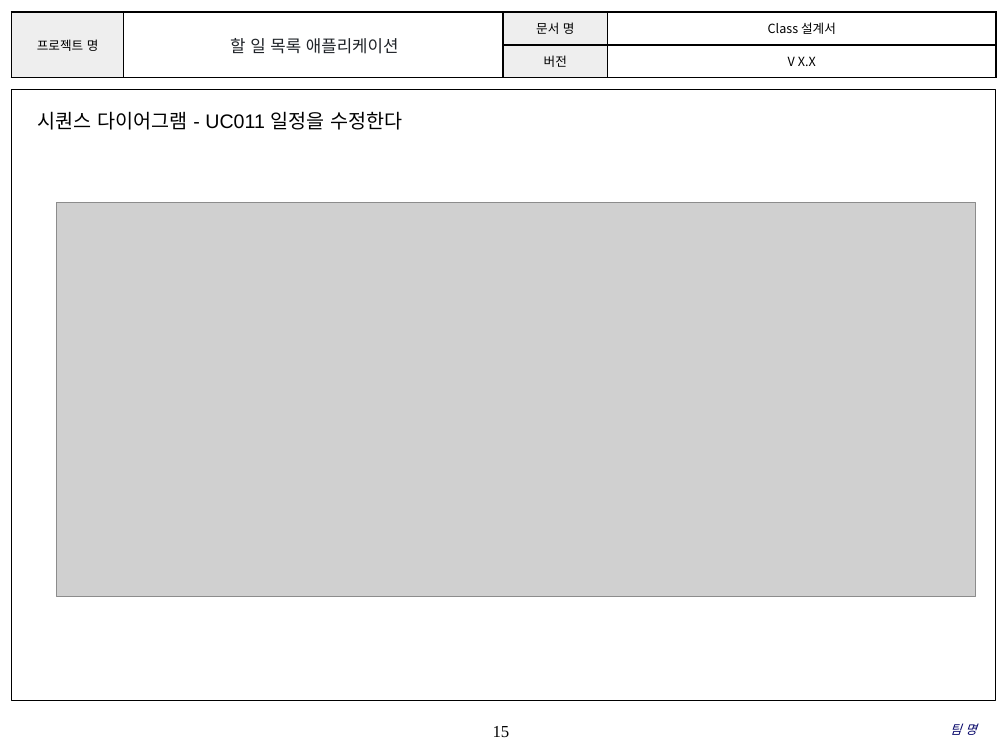
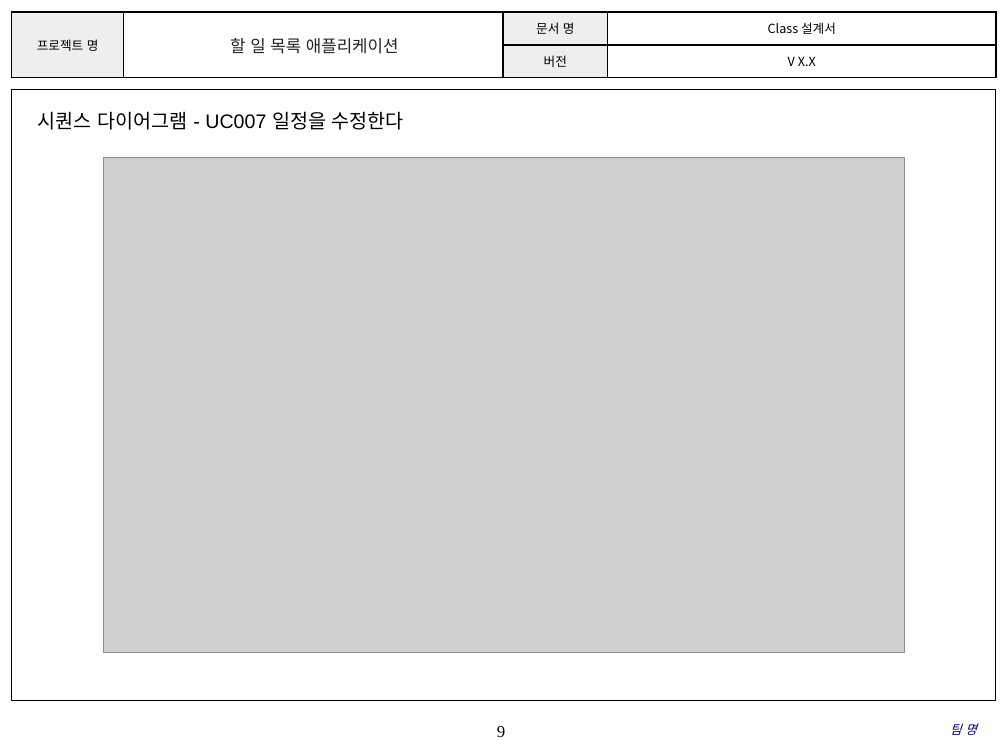
Before and after one commit to 2023-software-engineering/fourplus, a slide deck: slide 9 of ClassDiagram/Class Design_v1.0.1.pptx (slide 15 before the commit). Drawn at 1008x756 pixels with LibreOffice and Linux fonts; fonts in the diff are those of the drawing; grey boxes stand for pictures; background and template pictures are left out. Boxes give left, top, right and bottom in pixels: in the first picture for what was removed or moved away, otherwise in the second. Text is boxed around its words. In the diff, an @@ line names an element or a change of style, - is before the commit and + after.

```diff
--- a/ClassDiagram/Class Design_v1.0.1.pptx
+++ b/ClassDiagram/Class Design_v1.0.1.pptx
@@ text at [38, 111, 404, 130]: text changed @@
-시퀀스 다이어그램 - UC011 일정을 수정한다
+시퀀스 다이어그램 - UC007 일정을 수정한다
@@ picture: place and size @@
-picture at [56, 203, 976, 598]
+picture at [103, 158, 905, 652]
@@ page number at [497, 726, 505, 737]: text changed @@
-15
+9
```
Also in this commit, not shown: 5 other slides changed, 11 slides removed, 2 other files.
